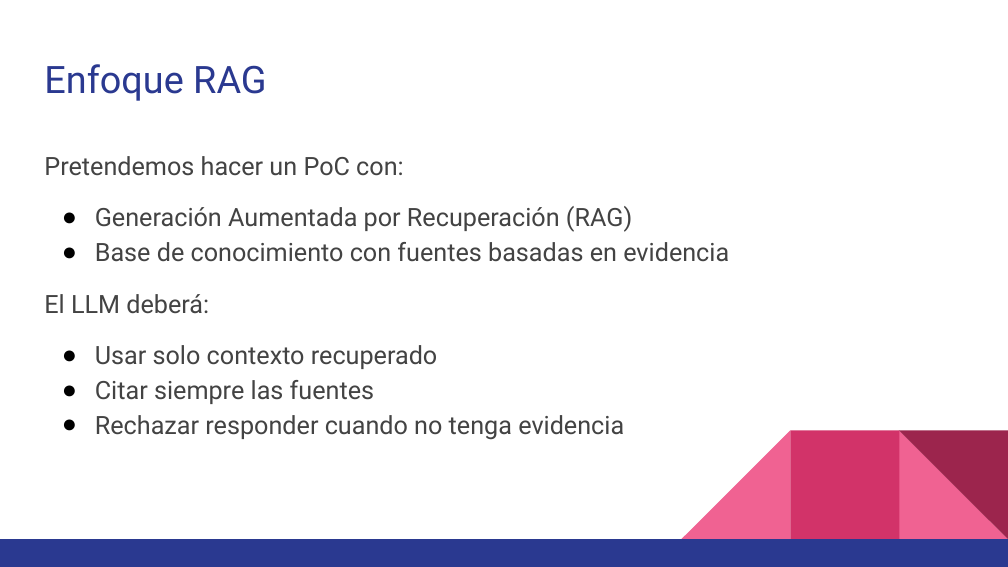
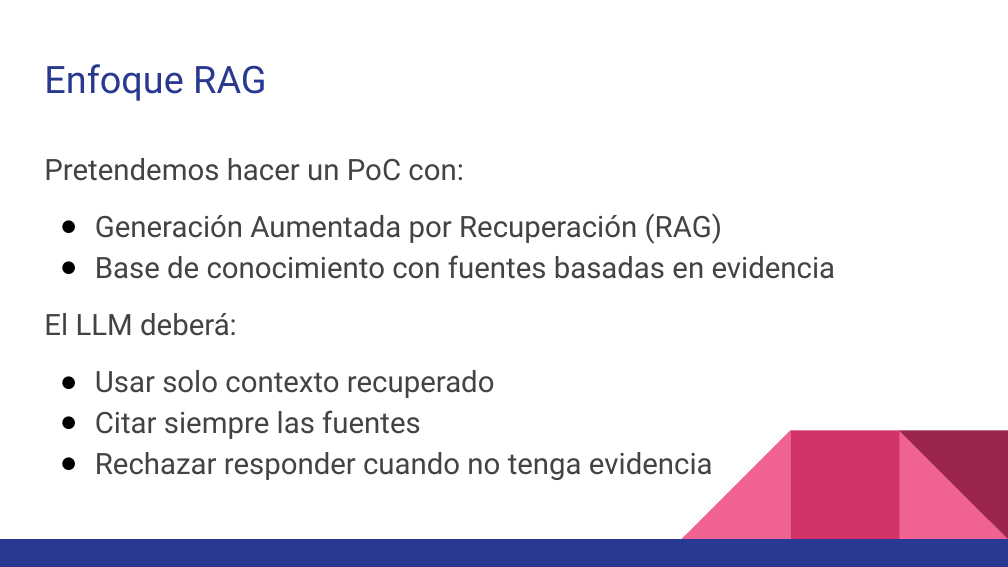
Before and after one commit to natgarea/kc-ia-practica-llms, a slide deck: slide 3 of presentacion.pptx. Drawn at 1008x567 pixels with LibreOffice and Linux fonts; fonts in the diff are those of the drawing. Boxes give left, top, right and bottom in pixels: in the first picture for what was removed or moved away, otherwise in the second. Text is boxed around its words. In the diff, an @@ line names an element or a change of style, - is before the commit and + after.

```diff
--- a/presentacion.pptx
+++ b/presentacion.pptx
@@ text "Pretendemos hacer un PoC con:" at [44, 158, 836, 480]: size 18 to 21 pt; indent changed @@
```
Also in this commit, not shown: 4 other slides changed, 2 slides added.
